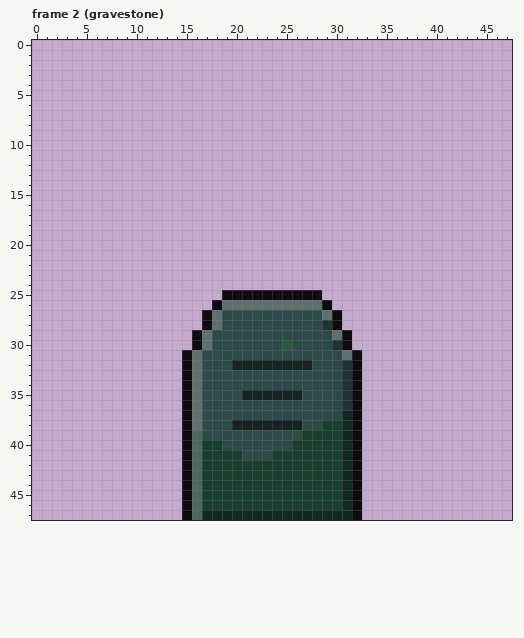
Edited in one commit: pixel-art file (art/xsa_db.aseprite). The first picture shows the starting point.
48x48 pixels, 27 frames. Pixels under 10% opacity are left out. Colours within 5 levels of each other are drawn and written as one. Shown: frame 2 (gravestone). The commit also changed other frames, which this record leaves out.
The same view after the edit:
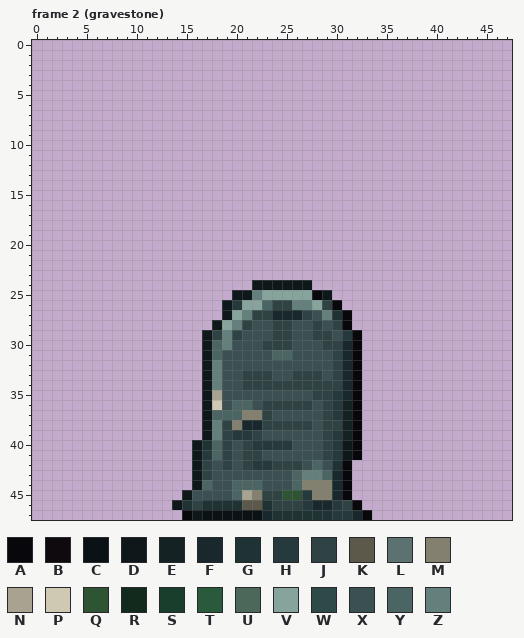
Palette (. is transparent): A #08070c  B #0e0a0e  C #0a1215  D #0e181b  E #142224  F #18282c  G #1f3334  H #26393c  J #2f4345  K #5c594b  L #5c7270  M #848070  N #a8a290  P #cfc8b2  Q #2e5434  R #122a1e  S #1a3e2c  T #2a5a3c  U #4c685a  V #86a49c  W #2e4a48  X #3a5052  Y #4b6464  Z #63807c
Difference:
Changed rows in their new state; - is an unchanged pixel.
Frame 2 (gravestone):
first column x 14:
24 --------DDDDDD------
25 -----.DDZVVVVVAD----
26 ----.DHVVYJJZZVJA---
27 ---..DVZJJFFFJXZGA--
28 ---.DVZJXXJJXXJXJA--
29 --.DJZJXXXJJXXJJXHA-
30 --.DYZXXXJJJXXXJJFA-
31 -..DYXXXXXYYXXXXJFA-
32 -..DZXXXXXXXXXXXJFA-
33 -..DZXXJJJXXJJJXJFA-
34 -..DZXXJJJJJJJJJJFA-
35 -..DNXXXXXXXXXJJHFA-
36 -..DPXYYXJJJJJXJHEA-
37 -..DYYYMMJXXXXXJHEA-
38 -..DZJMFFJJJJJXJJEA-
39 -..DZJHHJXXXXXXJHEA-
40 -.DGYJXJHHHHXXXJHDA-
41 -.DHYJXJJXXXXXXJHDA-
42 -.DJXJXJHHJJJXYXGA.-
43 -.DJXXXXXXXXYZZYFA.-
44 -.DYXXYYYXXXYMMMFA.-
45 -DXXXXYNMJJQQHMMFA.-
46 DGJGGGGKKGJJJHFFHJA-
47 -ADCCCCCCFGGGGGGHHFA
Pixel boxes of the changes (left, top, right, bottom) in both pictures:
changed: (172, 280, 372, 520)
